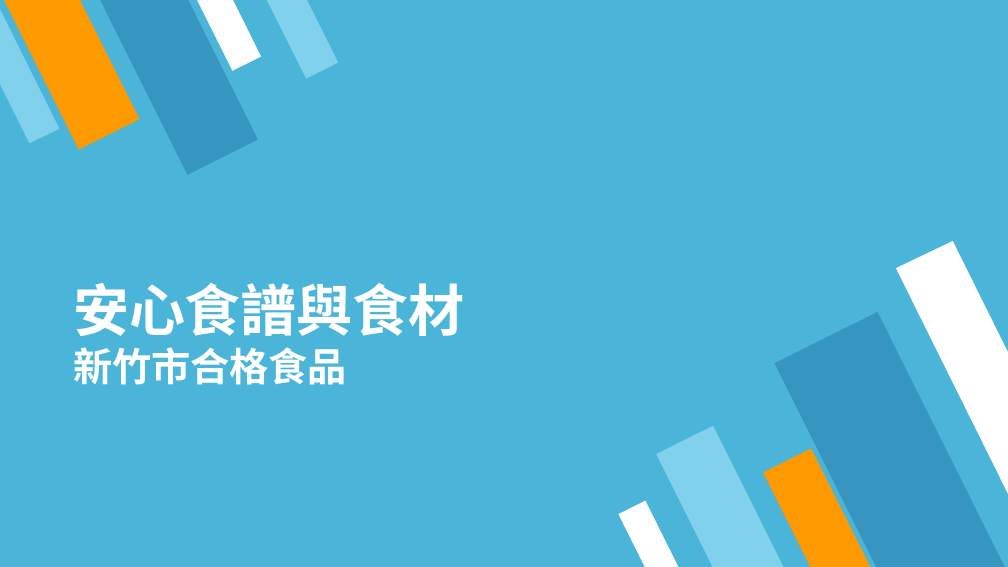
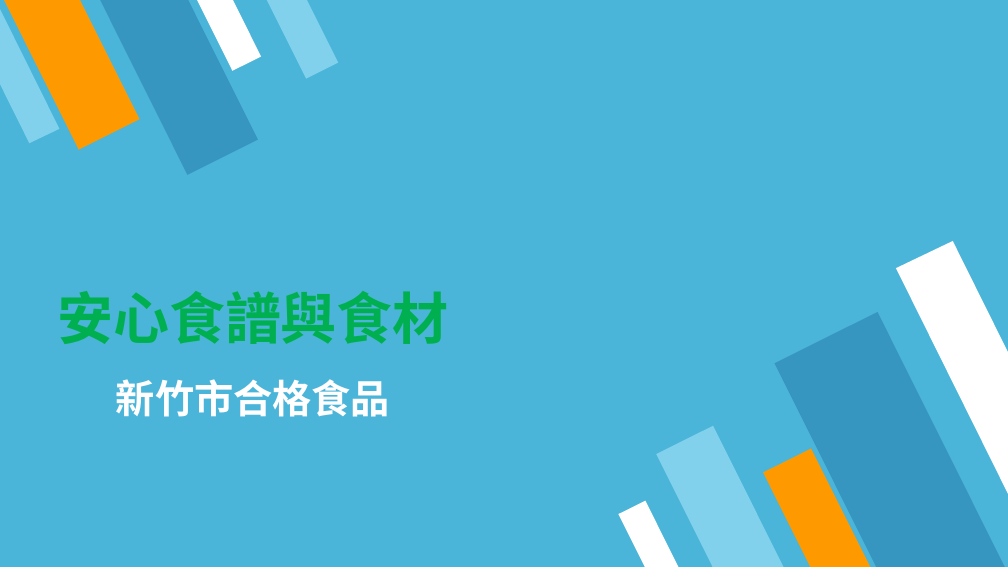
Before and after one commit to 3mtpeak/---1125, a slide deck: slide 1 of 黑克松簡報.pptx. Drawn at 1008x567 pixels with LibreOffice and Linux fonts; fonts in the diff are those of the drawing. Boxes give left, top, right and bottom in pixels: in the first picture for what was removed or moved away, otherwise in the second. Text is boxed around its words. In the diff, an @@ line names an element or a change of style, - is before the commit and + after.

```diff
--- a/黑克松簡報.pptx
+++ b/黑克松簡報.pptx
@@ title "安心食譜與食材 新竹市合格食品": place and size @@
-title "安心食譜與食材 新竹市合格食品" at (73,283,465,385)
+title "安心食譜與食材 新竹市合格食品" at (57,291,449,417)
@@ title "安心食譜與食材 新竹市合格食品" at (57,291,449,417): text colour #FFFFFF to #00B050 in "安心食譜與食材"; alignment left to centre; line spacing 1 to 1.5 @@
```
Also in this commit, not shown: 14 other slides changed.
